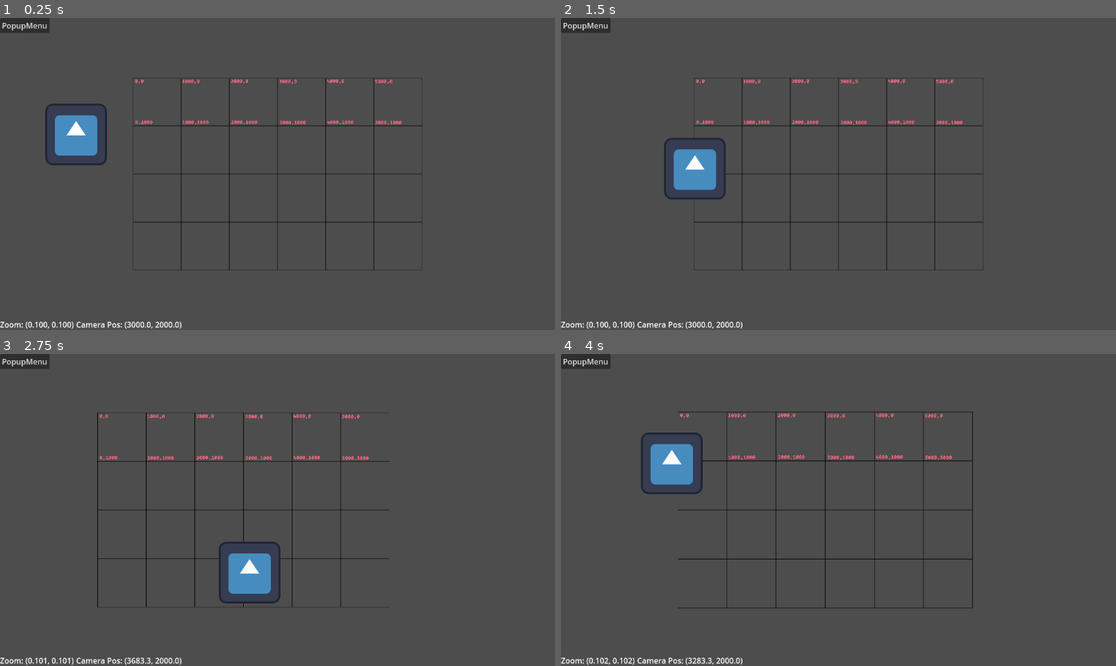
Above: before the commit, frames 1-4 (two rows, left to right).
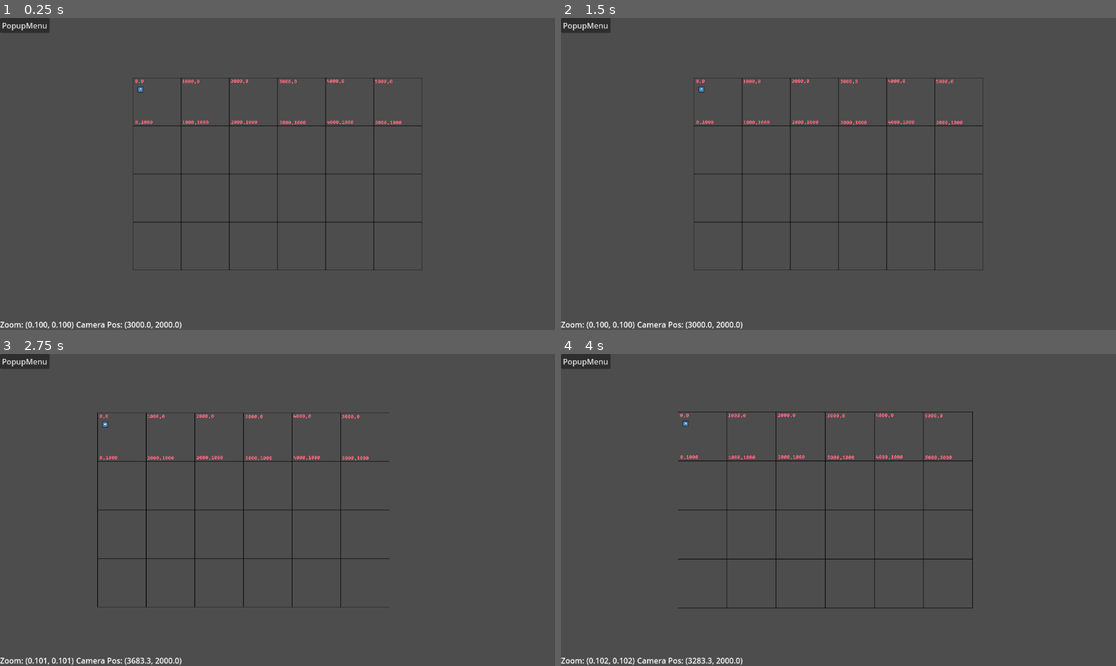
Above: after the commit, the same moments.

Repository: jwodicka/CameraDrag
Game: Godot game, scene res://control.tscn
Same seed, same stepped clock (60 frames per second), same inputs: the game is played once before the commit and once after it. The engine's default icon, where the game draws it, is replaced by a stand-in: a white triangle on a blue panel in a dark square.
Inputs (mouse positions are in pixels of both pictures, inside the frame that each line leads up to):
- Up to frame 1 (0.25 s): no input
- Up to frame 2 (1.5 s): tap Enter at 0.5 s; drag from (838, 174) to (638, 133) at 0.52 s; tap Space at 1.25 s; drag from (638, 133) to (810, 236) at 1.27 s
- Up to frame 3 (2.75 s): tap Enter at 2 s; move the mouse to (333, 441) at 2.02 s; hold Right (pan_right) from 2.03 s (still down); hold Mouse wheel up (zoom_in) from 2.03 s (still down)
- Up to frame 4 (4 s): release Right (pan_right) at 2.75 s; release Mouse wheel up (zoom_in) at 2.75 s; drag from (810, 572) to (672, 463) at 2.77 s; tap Space at 3.5 s; move the mouse to (1005, 556) at 3.52 s; hold Left (pan_left) from 3.53 s (still down); hold Mouse wheel up (zoom_in) from 3.53 s (still down)

The runs differ from the first frame. In frame 1, 1.3% of the frame differs, in the area x 8-26%, y 22-48%; in frame 2, 1.3%, in the area x 18-30%, y 22-59%; in frame 3, 1.3%; in frame 4, 1.3%.

Commit message:
Move draggable into zoomable viewport
At this point the draggable cannot be interacted with.

Zoom and pan both work as expected.

Diff:
--- a/control.tscn
+++ b/control.tscn
@@ -41,6 +41,16 @@
 offset_bottom = 40.0
 texture = ExtResource("1_kyjoi")
 
+[node name="Area2D" type="Area2D" parent="SubViewportContainer/SubViewport"]
+position = Vector2(158, 242)
+script = ExtResource("3_s465x")
+
+[node name="CollisionShape2D" type="CollisionShape2D" parent="SubViewportContainer/SubViewport/Area2D"]
+shape = SubResource("RectangleShape2D_xve0x")
+
+[node name="Sprite2D" type="Sprite2D" parent="SubViewportContainer/SubViewport/Area2D"]
+texture = ExtResource("2_kp4uf")
+
 [node name="MenuBar" type="MenuBar" parent="."]
 layout_mode = 0
 offset_right = 40.0
@@ -74,16 +84,6 @@
 layout_mode = 2
 text = "Zoom"
 
-[node name="Area2D" type="Area2D" parent="."]
-position = Vector2(158, 242)
-script = ExtResource("3_s465x")
-
-[node name="CollisionShape2D" type="CollisionShape2D" parent="Area2D"]
-shape = SubResource("RectangleShape2D_xve0x")
-
-[node name="Sprite2D" type="Sprite2D" parent="Area2D"]
-texture = ExtResource("2_kp4uf")
-
 [connection signal="gui_input" from="." to="." method="_on_gui_input"]
+[connection signal="input_event" from="SubViewportContainer/SubViewport/Area2D" to="SubViewportContainer/SubViewport/Area2D" method="_on_input_event"]
 [connection signal="id_pressed" from="MenuBar/PopupMenu" to="." method="_on_popup_menu_id_pressed"]
-[connection signal="input_event" from="Area2D" to="Area2D" method="_on_input_event"]
